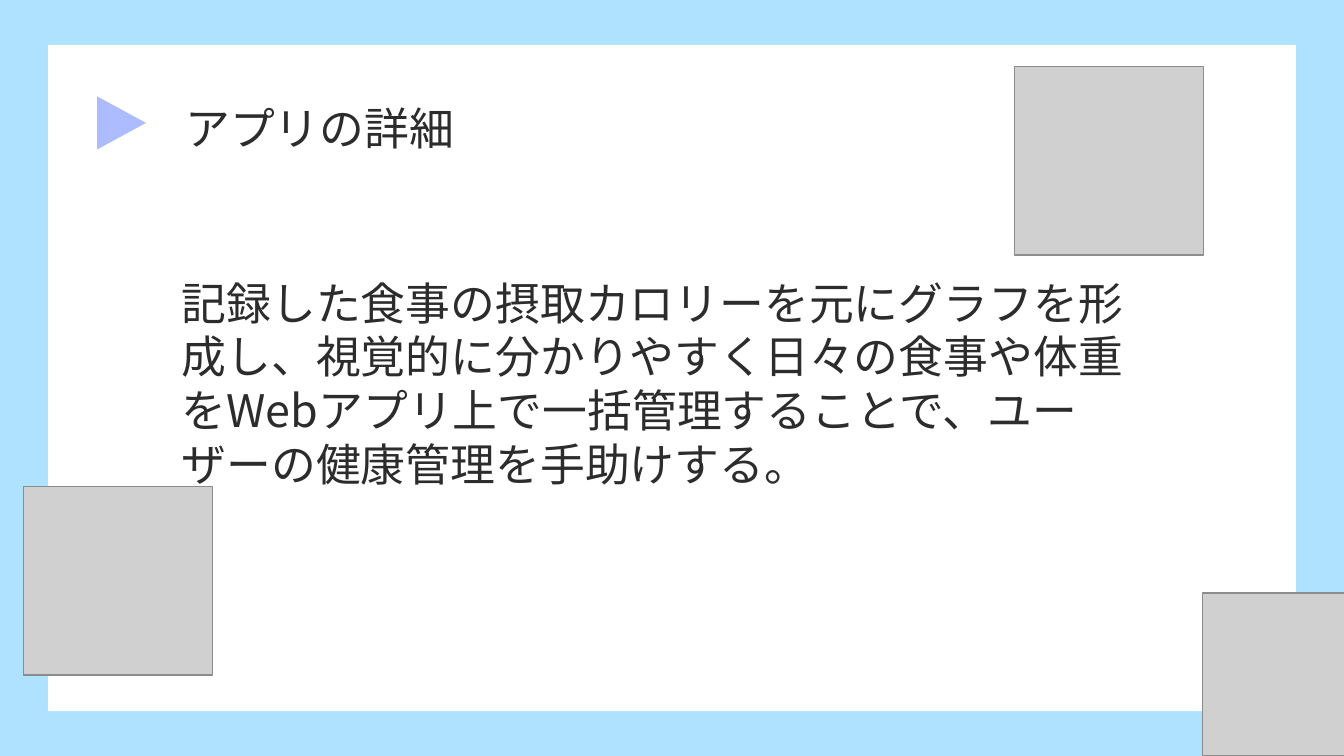
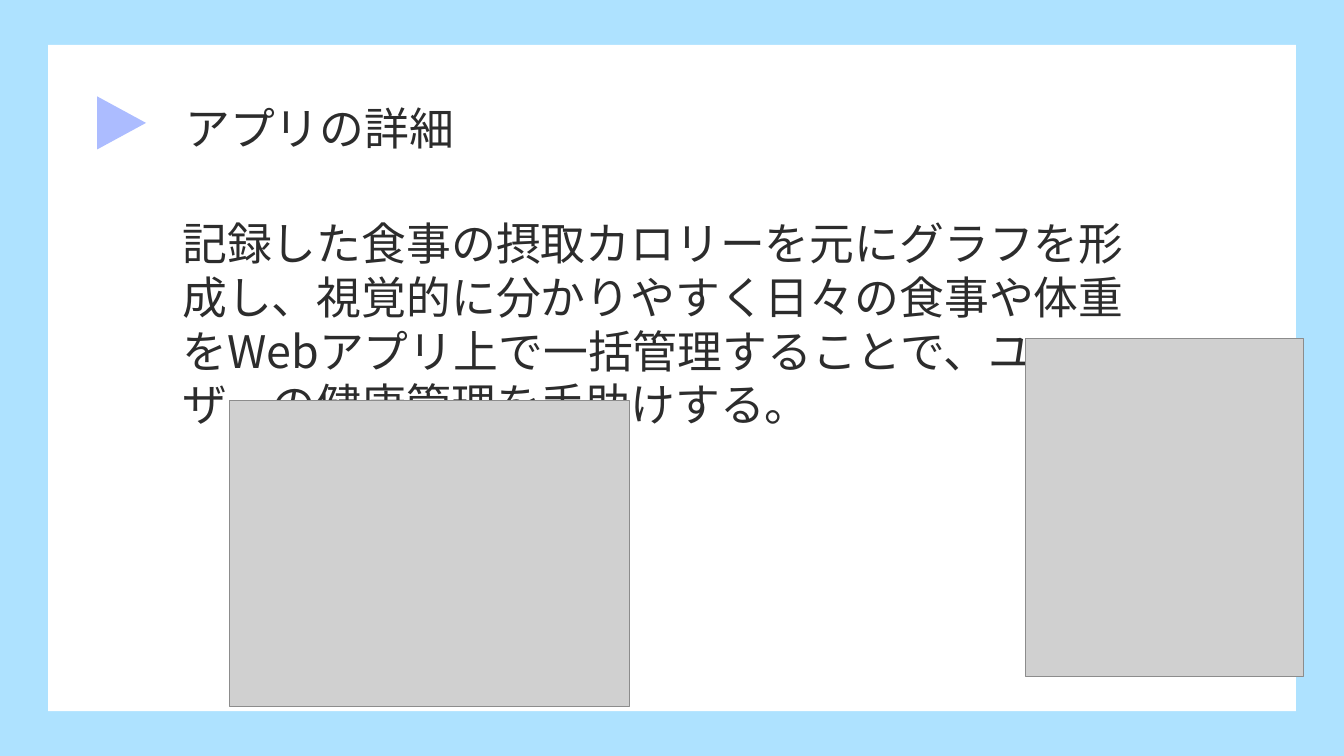
Before and after one commit to dojo2023/D-1, a slide deck: slide 8 of doc/発表資料.pptx (slide 5 before the commit). Drawn at 1344x756 pixels with LibreOffice and Linux fonts; fonts in the diff are those of the drawing; grey boxes stand for pictures. Boxes give left, top, right and bottom in pixels: in the first picture for what was removed or moved away, otherwise in the second. Text is boxed around its words. In the diff, an @@ line names an element or a change of style, - is before the commit and + after.

```diff
--- a/doc/発表資料.pptx
+++ b/doc/発表資料.pptx
@@ picture removed at <box>1014,67,1204,256</box> @@
@@ text "記録した食事の摂取カロリーを元にグラフを形成し、視覚的に分かりやすく日々の食事や体重をWebアプリ上で一括管理することで ...": place and size @@
-text "記録した食事の摂取カロリーを元にグラフを形成し、視覚的に分かりやすく日々の食事や体重をWebアプリ上で一括管理することで ..." at <box>182,282,1123,492</box>
+text "記録した食事の摂取カロリーを元にグラフを形成し、視覚的に分かりやすく日々の食事や体重をWebアプリ上で一括管理することで ..." at <box>182,222,1123,433</box>
@@ picture added at <box>1026,339,1305,677</box> @@
@@ picture added at <box>230,401,630,707</box> @@
@@ picture removed at <box>23,486,213,676</box> @@
@@ picture removed at <box>1203,593,1344,756</box> @@
```
Also in this commit, not shown: 7 other slides changed, 3 slides added.
